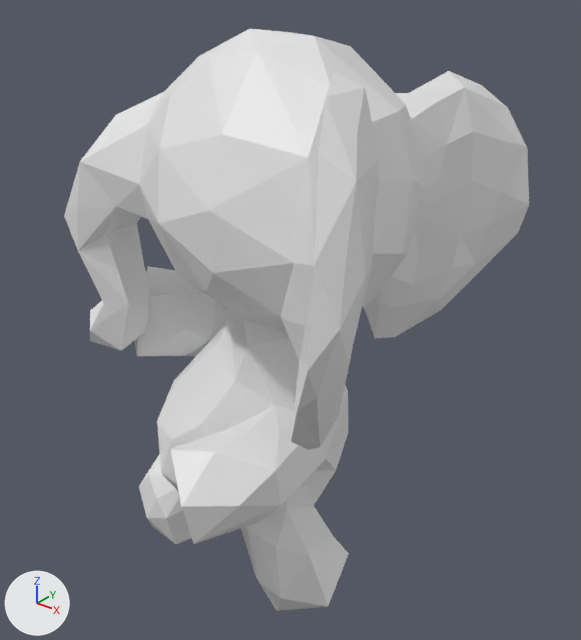
An edit to the OBJ model meshes/elephant/elephant00346.obj, drawn before and after from the same camera.
Before and after are seen from a camera (50 mm lens) standing at (1.8, -1.66, 1.16) and looking at (0.24, 0.28, -0.05). Every picture has the same lights, and +X, +Y and +Z are marked at lower left. Where no turn or scale is listed for an object, it has been applied to the vertices.

In view in the first picture: 'elephant00346'.
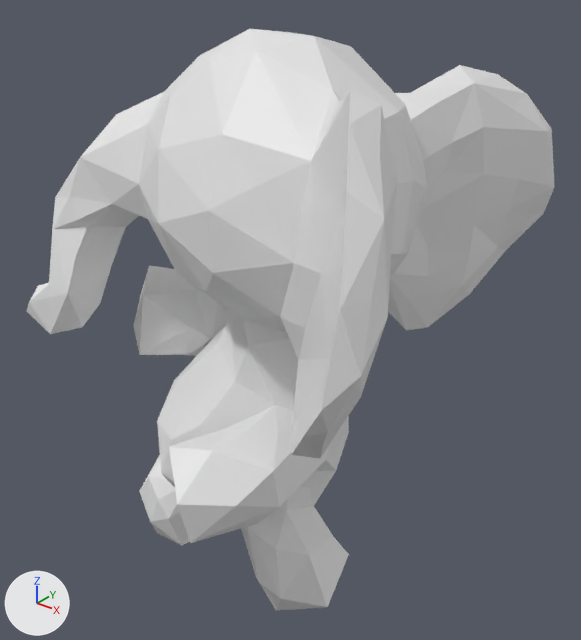
Where the change shows, as pixel boxes [x1, y1, x2, y2] in the pictures (581 x 640 px; the box of a moved part takes in the faces that stretch with it):
```json
{"object": "elephant00346", "change": "reshaped", "before": [64, 29, 529, 611], "after": [26, 29, 555, 611], "on screen": "14% wider"}
{"part": 1, "of": "me_elephant00346", "change": "moved or reshaped", "before": [223, 36, 413, 450], "after": [222, 36, 413, 459]}
{"part": 2, "of": "me_elephant00346", "change": "moved or reshaped", "before": [363, 71, 529, 338], "after": [388, 65, 555, 331]}
{"part": 3, "of": "me_elephant00346", "change": "moved or reshaped", "before": [64, 115, 229, 356], "after": [26, 115, 229, 356]}
{"part": 4, "of": "me_elephant00346", "change": "moved or reshaped", "before": [139, 454, 192, 544], "after": [140, 455, 190, 546]}
{"part": 5, "of": "me_elephant00346", "change": "moved or reshaped", "before": [171, 430, 326, 544], "after": [169, 429, 326, 543]}
```

Scene script edits in JSON lines:
```json
{"block": "me_elephant00346", "where": "# used by ob_elephant00346; location = (0.0, 0.0, 0.0)"}
{"block": "me_elephant00346", "where": "# before: 261 (0.39, -0.26, -0.23) at pixel (214, 451), 277 (0.25, -0.31, -0.25) at pixel (170, 449), 284 (0.4, -0.38, -0.5) at pixel (193, 544), 312 (0.27, -0.3, -0.42), 349 (0.27, -0.31, -0.34) at pixel (175, 473)"}
{"op": "remove", "block": "me_elephant00346", "code": "me_elephant00346.from_pydata(...)  # 397 vertices, 790 faces; spans x -0.44..0.99, y -0.53..1.08, z -1.06..0.91"}
{"op": "add", "block": "me_elephant00346", "code": "me_elephant00346.from_pydata(...)  # 397 vertices, 790 faces; spans x -0.51..1.06, y -0.55..1.14, z -1.06..0.91"}
{"block": "me_elephant00346", "change": "me_elephant00346 part 1: 60 of 397 vertices moved; they spanned x 0.57..0.99, y -0.53..0.08, z -0.1..0.87 and now span x 0.58..1.06, y -0.55..0.08, z -0.11..0.84; mean shift (0.03, -0.01, -0.03); largest move (0.94, -0.51, 0.58) -> (1.01, -0.53, 0.51)"}
{"block": "me_elephant00346", "change": "me_elephant00346 part 2: 58 of 397 vertices moved; they spanned x 0.34..0.74, y 0.4..1.08, z -0.19..0.74 and now span x 0.35..0.81, y 0.41..1.14, z -0.16..0.77; mean shift (0.04, 0.03, 0.04); largest move (0.44, 0.79, -0.15) -> (0.52, 0.88, -0.1)"}
{"block": "me_elephant00346", "change": "me_elephant00346 part 3: 45 of 397 vertices moved; they spanned x -0.44..-0.05, y -0.15..0.33, z -0.29..0.54 and now span x -0.51..-0.05, y -0.26..0.33, z -0.28..0.54; mean shift (-0.04, -0.05, 0.03); largest move (-0.23, -0.08, -0.18) -> (-0.39, -0.25, -0.1)"}
{"block": "me_elephant00346", "change": "me_elephant00346 part 4: 22 of the vertices in x -0.25..0.08, y -0.11..0.25, z -0.96..-0.66 are multiplied about their middle by the matrix ((0.987, -0.021, -0.106), (0.021, 0.993, -0.001), (0.106, -0.001, 0.987)), then moved by (0.01, 0.0, 0.0)"}
{"block": "me_elephant00346", "change": "me_elephant00346 part 5"}
{"op": "add", "block": "me_elephant00346", "code": "for i in [261, 277, 284, 312, 349]: me_elephant00346.vertices[i].co += Vector((-0.01, 0.0, 0.0))"}
{"op": "set", "path": "me_elephant00346.vertices[258].co", "old": "(0.55, -0.16, -0.41)", "new": "(0.55, -0.16, -0.42)", "note": "pixel (280, 505) -> pixel (279, 507)"}
{"op": "set", "path": "me_elephant00346.vertices[270].co", "old": "(0.5, -0.29, -0.36)", "new": "(0.5, -0.29, -0.36)", "note": "pixel (239, 505) -> pixel (235, 506)"}
{"op": "set", "path": "me_elephant00346.vertices[273].co", "old": "(0.16, -0.22, -0.34)", "new": "(0.15, -0.21, -0.33)", "note": "pixel (172, 447) -> pixel (172, 444)"}
{"op": "set", "path": "me_elephant00346.vertices[281].co", "old": "(0.38, -0.4, -0.35)", "new": "(0.37, -0.4, -0.35)", "note": "pixel (181, 506) -> pixel (177, 504)"}
```
